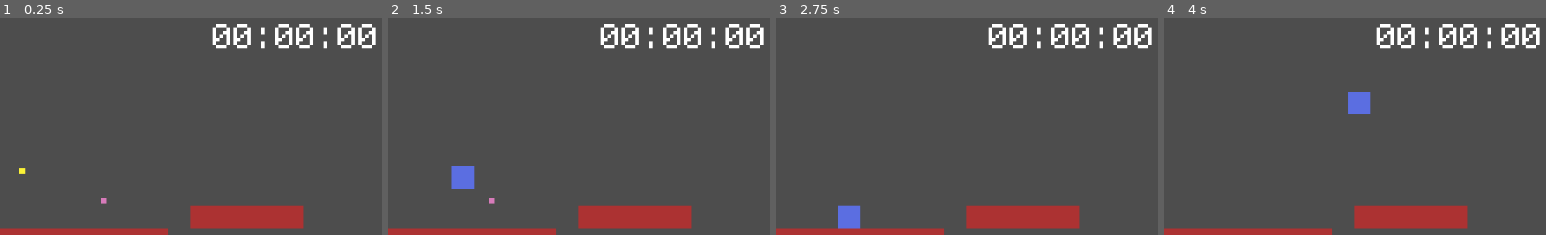
Above: before the commit, frames 1-4 (left to right).
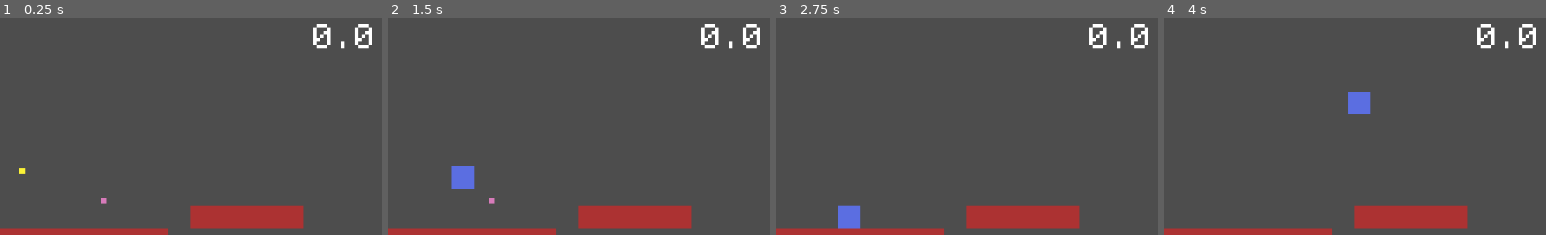
Above: after the commit, the same moments.

Repository: Wendellevinne/Godot-Wild-Jam-86
Game: Godot game, scene res://Scenes/main.tscn
The game is run twice, just before and just after one commit, with the same random seed, the same clock (stepped at 60 frames per second) and the same inputs.
Inputs:
- Up to frame 1 (0.25 s): no input
- Up to frame 2 (1.5 s): hold D (move_right) from 0.53 s (still down); tap Shift (air_dash) at 0.6, 1.35 s; tap W (jump) at 0.77 s
- Up to frame 3 (2.75 s): tap W (jump) at 1.52 s; release D (move_right) at 2.03 s; hold A (move_left) from 2.03 s (still down); tap Shift (air_dash) at 2.1 s
- Up to frame 4 (4 s): release A (move_left) at 2.78 s; hold D (move_right) from 2.78 s (still down); tap Shift (air_dash) at 2.85, 3.6 s; tap W (jump) at 3.02, 3.77 s
The pictures show only the part of the screen within x 50-100%, y 0-50%; the shares and areas given below are measured in that part.

The runs differ from the first frame. In frame 1, 2.5% of the frame differs, in the area x 55-99%, y 2-15%; in frame 2, 2.5%; in frame 3, 2.5%; in frame 4, 2.5%.

Commit message:
Continuing the implementation of the timer system

Diff:
--- a/Scenes/Levels/prototype_level.tscn
+++ b/Scenes/Levels/prototype_level.tscn
@@ -1,6 +1,7 @@
-[gd_scene load_steps=4 format=4 uid="uid://comv0pcgjg8wn"]
+[gd_scene load_steps=5 format=4 uid="uid://comv0pcgjg8wn"]
 
 [ext_resource type="Texture2D" uid="uid://ci13vo8deckeb" path="res://Assets/Floor.png" id="1_2rbav"]
+[ext_resource type="Script" uid="uid://b3e50mh15soeg" path="res://Scripts/Level/prototype_level.gd" id="2_yrhib"]
 
 [sub_resource type="TileSetAtlasSource" id="TileSetAtlasSource_yrhib"]
 texture = ExtResource("1_2rbav")
@@ -13,6 +14,8 @@
 physics_layer_0/collision_layer = 1
 sources/0 = SubResource("TileSetAtlasSource_yrhib")
 
-[node name="Prototype_level" type="TileMapLayer"]
+[node name="Prototype_level" type="TileMapLayer" groups=["Levels"]]
 tile_map_data = PackedByteArray("AAD7/wAAAAAAAAAAAAD8/wAAAAAAAAAAAAD9/wAAAAAAAAAAAAD+/wAAAAAAAAAAAAD//wAAAAAAAAAAAAAAAA …(1200 unchanged characters)…
 tile_set = SubResource("TileSet_62b66")
+script = ExtResource("2_yrhib")
+time_limit = 60.0
--- a/Scenes/UI/timer.tscn
+++ b/Scenes/UI/timer.tscn
@@ -1,9 +1,11 @@
-[gd_scene load_steps=2 format=3 uid="uid://bqfcnjn04hyff"]
+[gd_scene load_steps=3 format=3 uid="uid://bqfcnjn04hyff"]
 
+[ext_resource type="Script" uid="uid://q4pdscvqds3b" path="res://Scripts/UI/timer.gd" id="1_dytps"]
 [ext_resource type="FontFile" uid="uid://vuvad7koos8g" path="res://Assets/monogram.ttf" id="1_kx66v"]
 
-[node name="Control" type="Control"]
+[node name="Control" type="Control" node_paths=PackedStringArray("timer_label")]
 layout_mode = 3
+anchors_preset = 1
 anchor_left = 1.0
 anchor_right = 1.0
 offset_left = -10.0
@@ -11,6 +13,8 @@
 offset_right = -10.0
 offset_bottom = 10.000061
 grow_horizontal = 0
+script = ExtResource("1_dytps")
+timer_label = NodePath("AspectRatioContainer/Label")
 
 [node name="AspectRatioContainer" type="AspectRatioContainer" parent="."]
 custom_minimum_size = Vector2(100, 30)
--- /dev/null
+++ b/Scripts/Level/prototype_level.gd
@@ -0,0 +1,6 @@
+class_name Map extends TileMapLayer
+
+@export var time_limit: float
+
+func get_time_limit() -> float:
+	return time_limit
--- /dev/null
+++ b/Scripts/UI/timer.gd
@@ -0,0 +1,26 @@
+extends Control
+
+@onready var current_level: Map = get_tree().get_first_node_in_group("Levels")
+@onready var timer: Timer = Timer.new()
+@export var timer_label: Label
+
+
+func _ready() -> void:
+	initialize_timer()
+	start_timer()
+
+func _process(_delta: float) -> void:
+	_transfer_timer_value_to_label()
+
+func initialize_timer() -> void:
+	var level_time_limit = current_level.get_time_limit()
+	timer.set_wait_time(level_time_limit)
+
+func start_timer() -> void:
+	timer.autostart = true
+
+func stop_timer() -> void:
+	timer.stop()
+
+func _transfer_timer_value_to_label() -> void:
+	timer_label.text = str(timer.get_time_left())
Not shown, added: Scripts/Level/prototype_level.gd.uid
Not shown, added: Scripts/UI/timer.gd.uid
